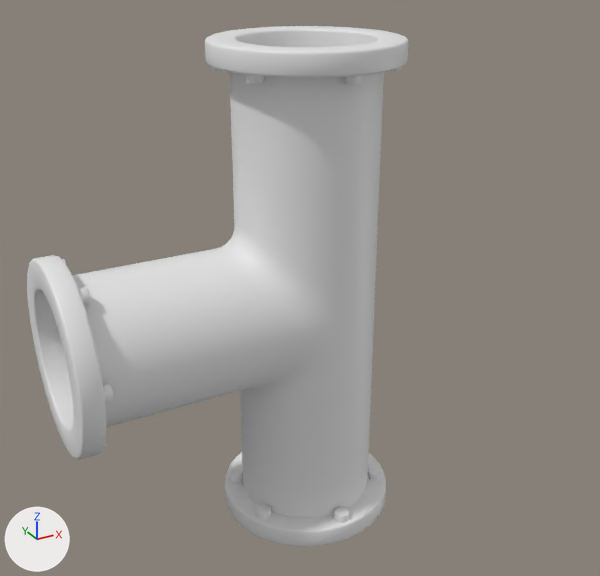
The FBX model Save the SteamBird/Assets/Art/BuizenPuzzel/BuisT/BuisT.fbx: old version first, new version second.
One viewpoint serves both versions: a 50 mm camera at (-0.396, -0.707, 0.62) aimed at (-0.053, -0.084, 0.309). Lighting does not change. The marker at lower left points along +X, +Y and +Z. Where no turn or scale is listed for an object, it has been applied to the vertices.

Names of what the first picture shows: 'Tbuis'.
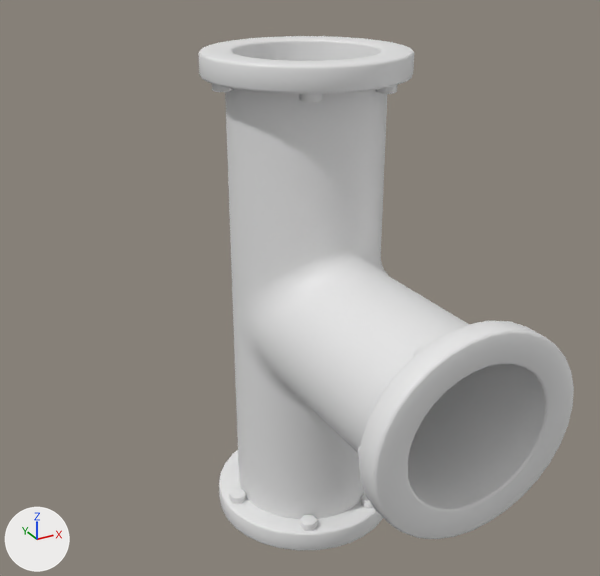
What the commit changed:
me_tee_joint is used by ob_tbuis; location (0.0, 0.0, 0.0).
me_tee_joint had 2258 vertices, 2348 faces and spanned x -0.269..0.095, y -0.095..0.095, z 0.0..0.522.
me_tee_joint now has 2258 vertices, 2348 faces and spans x -0.101..0.102, y -0.286..0.102, z -0.001..0.511.
me_tee_joint part 1: the loose piece of 38 vertices spanning x -0.082..-0.064, y 0.03..0.045, z 0.493..0.511 is turned 90 degrees about the z axis through its middle and scaled by 1.03, then moved by (0.034, -0.115, -0.012).
me_tee_joint part 2: the loose piece of 50 vertices spanning x -0.009..0.009, y 0.074..0.09, z 0.493..0.511 is turned 90 degrees about the z axis through its middle and scaled by 1.02, then moved by (-0.087, -0.082, -0.012).
me_tee_joint part 3: the loose piece of 38 vertices spanning x -0.082..-0.064, y -0.045..-0.03, z 0.493..0.511 is turned 90 degrees about the z axis through its middle and scaled by 1.03, then moved by (0.112, -0.04, -0.012).
me_tee_joint part 4: the loose piece of 50 vertices spanning x -0.009..0.009, y -0.09..-0.075, z 0.493..0.511 is turned 90 degrees about the z axis through its middle and scaled by 1.02, then moved by (0.088, 0.083, -0.012).
me_tee_joint part 5: the loose piece of 50 vertices spanning x -0.009..0.009, y 0.074..0.09, z 0.012..0.03 is turned 90 degrees about the z axis through its middle and scaled by 1.02, then moved by (-0.087, -0.082, 0.001).
me_tee_joint part 6: the loose piece of 38 vertices spanning x -0.082..-0.064, y 0.03..0.045, z 0.012..0.03 is turned 90 degrees about the z axis through its middle and scaled by 1.03, then moved by (0.034, -0.115, 0.001).
me_tee_joint part 7: the loose piece of 38 vertices spanning x 0.064..0.082, y -0.045..-0.03, z 0.012..0.03 is turned 90 degrees about the z axis through its middle and scaled by 1.03, then moved by (-0.034, 0.116, 0.001).
me_tee_joint part 8: the loose piece of 50 vertices spanning x -0.009..0.009, y -0.09..-0.075, z 0.012..0.03 is turned 90 degrees about the z axis through its middle and scaled by 1.02, then moved by (0.088, 0.083, 0.001).
me_tee_joint part 9: the loose piece of 38 vertices spanning x -0.082..-0.064, y -0.045..-0.03, z 0.012..0.03 is turned 90 degrees about the z axis through its middle and scaled by 1.03, then moved by (0.113, -0.04, 0.001).
me_tee_joint part 10: the loose piece of 38 vertices spanning x -0.257..-0.239, y 0.03..0.045, z 0.314..0.332 is turned 90 degrees about the z axis through its middle and scaled by 1.05, then moved by (0.209, -0.301, -0.007).
me_tee_joint part 11: the loose piece of 50 vertices spanning x -0.257..-0.239, y -0.09..-0.075, z 0.241..0.259 is turned 90 degrees about the z axis through its middle and scaled by 1.05, then moved by (0.335, -0.181, -0.006).
me_tee_joint part 12: the loose piece of 38 vertices spanning x -0.257..-0.239, y -0.045..-0.03, z 0.314..0.332 is turned 90 degrees about the z axis through its middle and scaled by 1.05, then moved by (0.287, -0.226, -0.007).
me_tee_joint part 13: 1502 of 2258 vertices moved; they spanned x -0.269..0.095, y -0.095..0.095, z 0.0..0.522 and now span x -0.101..0.102, y -0.286..0.102, z -0.001..0.511; mean shift (0.073, -0.077, -0.006); largest move (-0.269, -0.093, 0.25) -> (0.099, -0.286, 0.244).

Pixel boxes [x1, y1, x2, y2] of what changed, in the pictures (600 x 576 px; the box of a moved part takes in the faces that stretch with it):
'Tbuis', reshaped
    before: [27, 26, 409, 546]
    after: [198, 36, 574, 551]
part 1 of me_tee_joint, moved or reshaped
    before: [211, 67, 223, 71]
    after: [299, 94, 322, 102]
part 2 of me_tee_joint, moved or reshaped (not visible before)
    after: [212, 84, 233, 92]
part 3 of me_tee_joint, moved or reshaped
    before: [245, 74, 264, 84]
    after: [376, 85, 397, 94]
part 4 of me_tee_joint, moved or reshaped (not visible afterwards)
    before: [344, 75, 362, 85]
part 5 of me_tee_joint, moved or reshaped (not visible before)
    after: [229, 489, 246, 504]
part 6 of me_tee_joint, moved or reshaped
    before: [228, 469, 242, 483]
    after: [300, 515, 318, 531]
part 7 of me_tee_joint, moved or reshaped (not visible afterwards)
    before: [368, 466, 382, 481]
part 8 of me_tee_joint, moved or reshaped (not visible afterwards)
    before: [334, 507, 349, 523]
part 9 of me_tee_joint, moved or reshaped
    before: [256, 504, 271, 520]
    after: [361, 494, 374, 508]
part 10 of me_tee_joint, moved or reshaped (not visible before)
    after: [414, 344, 427, 356]
part 11 of me_tee_joint, moved or reshaped (not visible afterwards)
    before: [103, 383, 114, 403]
part 12 of me_tee_joint, moved or reshaped (not visible afterwards)
    before: [78, 287, 90, 306]
part 13 of me_tee_joint, moved or reshaped
    before: [27, 26, 409, 546]
    after: [198, 36, 574, 551]
